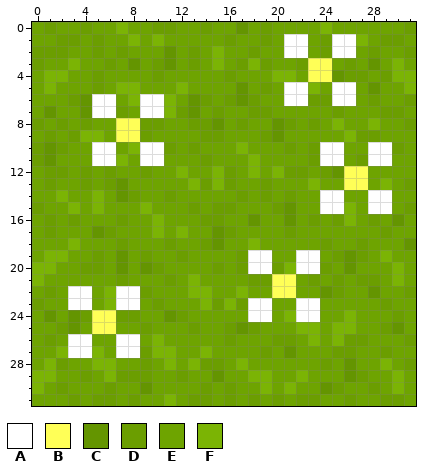
One commit to this pixel-art sprite: img/flower.png. The picture above is the old version.
The file is 64x64 pixels, drawn in blocks of 2x2; one block is one cell here. Colours within 5 levels of each other are drawn and written as one.
Palette (. is transparent): A #ffffff  B #ffff57  C #649500  D #6b9e00  E #6ea400  F #7bb404
Now the later version:
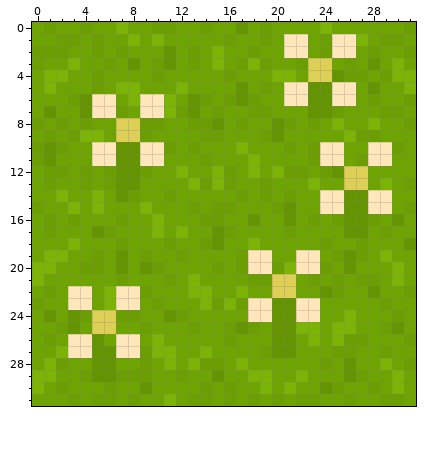
From old to new:
colour A: #ffffff -> #ffe6bb
colour B: #ffff57 -> #decf57
y 5: x 23..24 FE -> CC
y 6: x 23..24 DD -> CC
y 7: x 23..24 EE -> CC
y 10: x 7..8 EF -> CC
y 11: x 7..8 FE -> CC
y 12: x 7..8 EE -> CC
y 13: x 8 E -> C
y 14: x 26..27 EE -> CC
y 15..16: x 26..27 FE -> CC
y 17: x 26..27 EE -> CC
y 23: x 20..21 EE -> CC
y 24: x 20..21 EF -> CC
y 25: x 20..21 EE -> CC
y 26: x 5 E -> C; x 20..21 DD -> CC
y 27: x 5..6 FE -> CC; x 20 E -> C
y 28: x 5..6 FF -> CC
y 29: x 5..6 EF -> CC
Pixel boxes of the changes (left, top, right, bottom) in both pictures:
changed: (248, 34, 392, 358)
changed: (92, 94, 164, 190)
changed: (68, 286, 140, 382)
